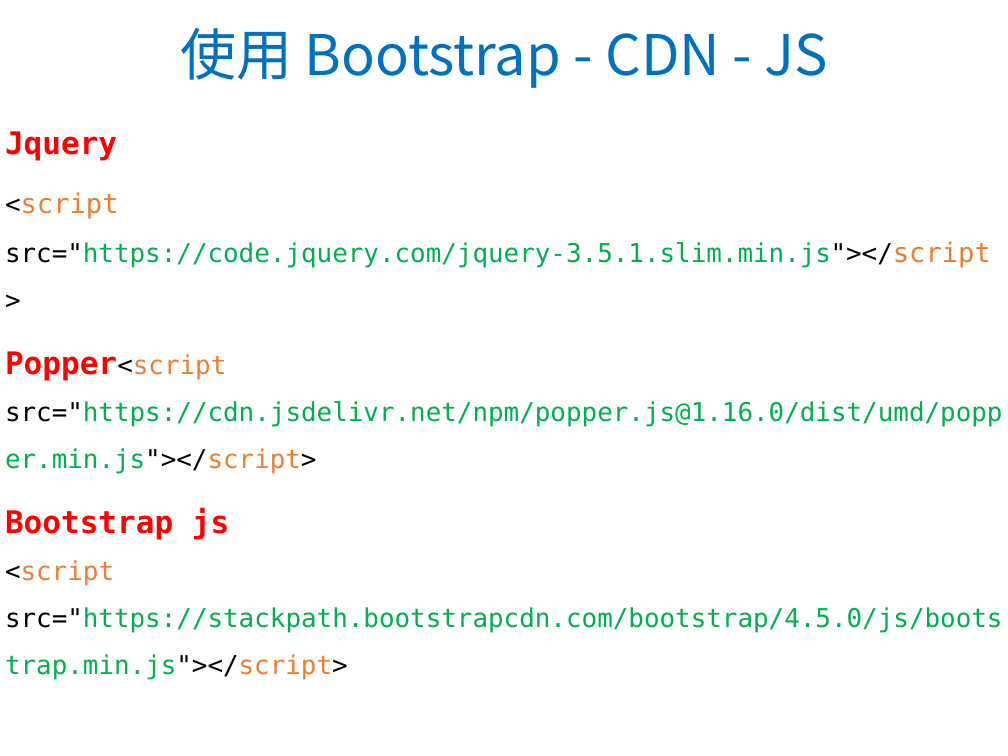
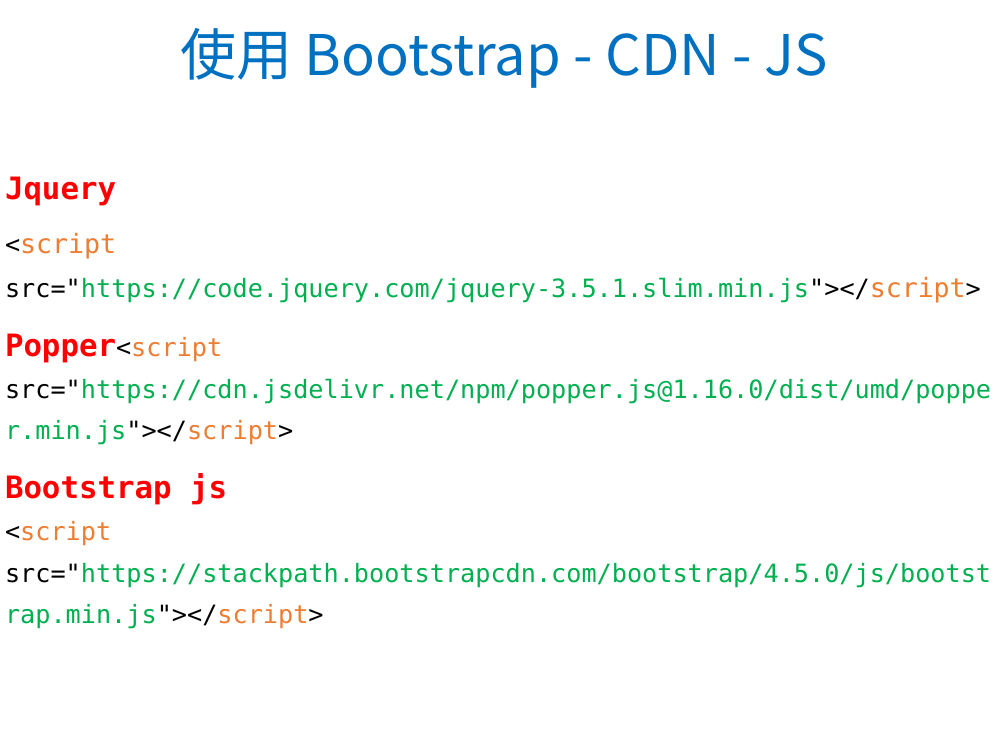
Before and after one commit to WaRTanKE7/WebClubData, a slide deck: slide 8 of 教學簡報/Bootstrap 4.pptx (slide 6 before the commit). Drawn at 1008x756 pixels with LibreOffice and Linux fonts; fonts in the diff are those of the drawing; background and template pictures are left out. Boxes give left, top, right and bottom in pixels: in the first picture for what was removed or moved away, otherwise in the second. Text is boxed around its words. In the diff, an @@ line names an element or a change of style, - is before the commit and + after.

```diff
--- a/教學簡報/Bootstrap 4.pptx
+++ b/教學簡報/Bootstrap 4.pptx
@@ text "Jquery" at [5, 176, 991, 629]: size 22.2 to 22 pt in "Jquery", "Popper<script", "Bootstrap js"; size 18.5 to 18 pt in "<script src="https://code.jquery.com/jquery-3.5.1.slim.min.j ...", "Popper<script src="https://cdn.jsdelivr.net/npm/popper.js@1. ...", "<script src="https://stackpath.bootstrapcdn.com/bootstrap/4. ..."; size 19.4 to 19 pt in "<script src="https://code.jquery.com/jquery-3.5.1.slim.min.j ..."; line spacing 1.5 to 1.36 @@
```
Also in this commit, not shown: 16 other slides changed, 2 slides added.
